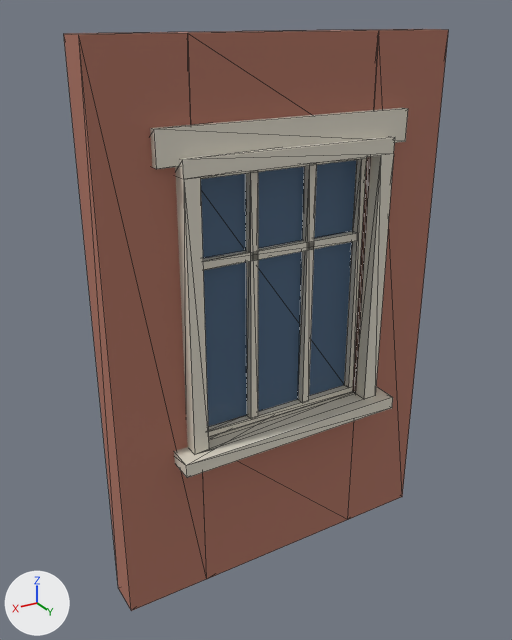
Before and after pictures for a commit that changed the glTF model blender_artist/sources/original/gn_window_bay_2m.glb.
One viewpoint serves both versions: a camera (50 mm lens) standing at (1.96, 3.05, 3.07) and looking at (0.11, -0.03, 1.53). The axes (+X, +Y, +Z) are drawn at lower left. The lights are the same throughout. The first picture is the older version. Mesh edges are drawn as thin lines.

Before the edit, the objects in view are built like this:
```python
mat_gn_brick_wall = principled_material('gn_brick_wall')
mat_gn_brick_wall.base_color = (0.42, 0.17, 0.12)  # brown #ad7361
mat_gn_brick_wall.roughness = 0.86
mat_gn_dark_glass = principled_material('gn_dark_glass')
mat_gn_dark_glass.base_color = (0.07, 0.13, 0.22)  # blue #4b6581
mat_gn_dark_glass.roughness = 0.14
mat_gn_stone_trim = principled_material('gn_stone_trim')
mat_gn_stone_trim.base_color = (0.72, 0.68, 0.58)  # pale yellow #ddd7c8
mat_gn_stone_trim.roughness = 0.74
me_mesh = bpy.data.meshes.new('Mesh')
me_mesh.from_pydata(...)  # 124 vertices, 216 faces; spans x -1.0..1.0, y -0.15..0.25, z 0.0..3.0
# faces by material slot: [48, 156, 12]
me_mesh.materials.append(mat_gn_brick_wall)  # brown #ad7361
me_mesh.materials.append(mat_gn_stone_trim)  # pale yellow #ddd7c8
me_mesh.materials.append(mat_gn_dark_glass)  # blue #4b6581
ob_gnwindowbay = bpy.data.objects.new('GnWindowBay', me_mesh)
ob_gnwindowbay.location = (0.0, 0.0, 0.0)
```
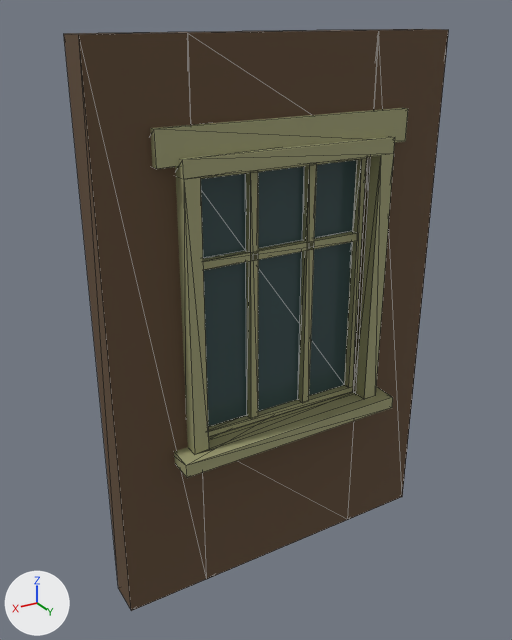
Pixel boxes [x1, y1, x2, y2] of what changed, in the pictures (512 x 640 px):
```json
{"object": "GnWindowBay", "change": "recoloured", "before": [64, 29, 448, 611], "after": [64, 29, 448, 611], "on screen": "darker"}
```

Scene script edits in JSON lines:
```json
{"op": "set", "path": "mat_gn_brick_wall.base_color", "old": "(0.42, 0.17, 0.12)", "new": "(0.116, 0.0692, 0.0358)", "note": "brown #ad7361 -> brown #604a35"}
{"op": "set", "path": "mat_gn_stone_trim.base_color", "old": "(0.72, 0.68, 0.58)", "new": "(0.348, 0.348, 0.177)", "note": "pale yellow #ddd7c8 -> beige #9f9f75"}
{"op": "set", "path": "mat_gn_dark_glass.base_color", "old": "(0.07, 0.13, 0.22)", "new": "(0.0395, 0.0761, 0.0801)", "note": "blue #4b6581 -> dark cyan #384e50"}
```
